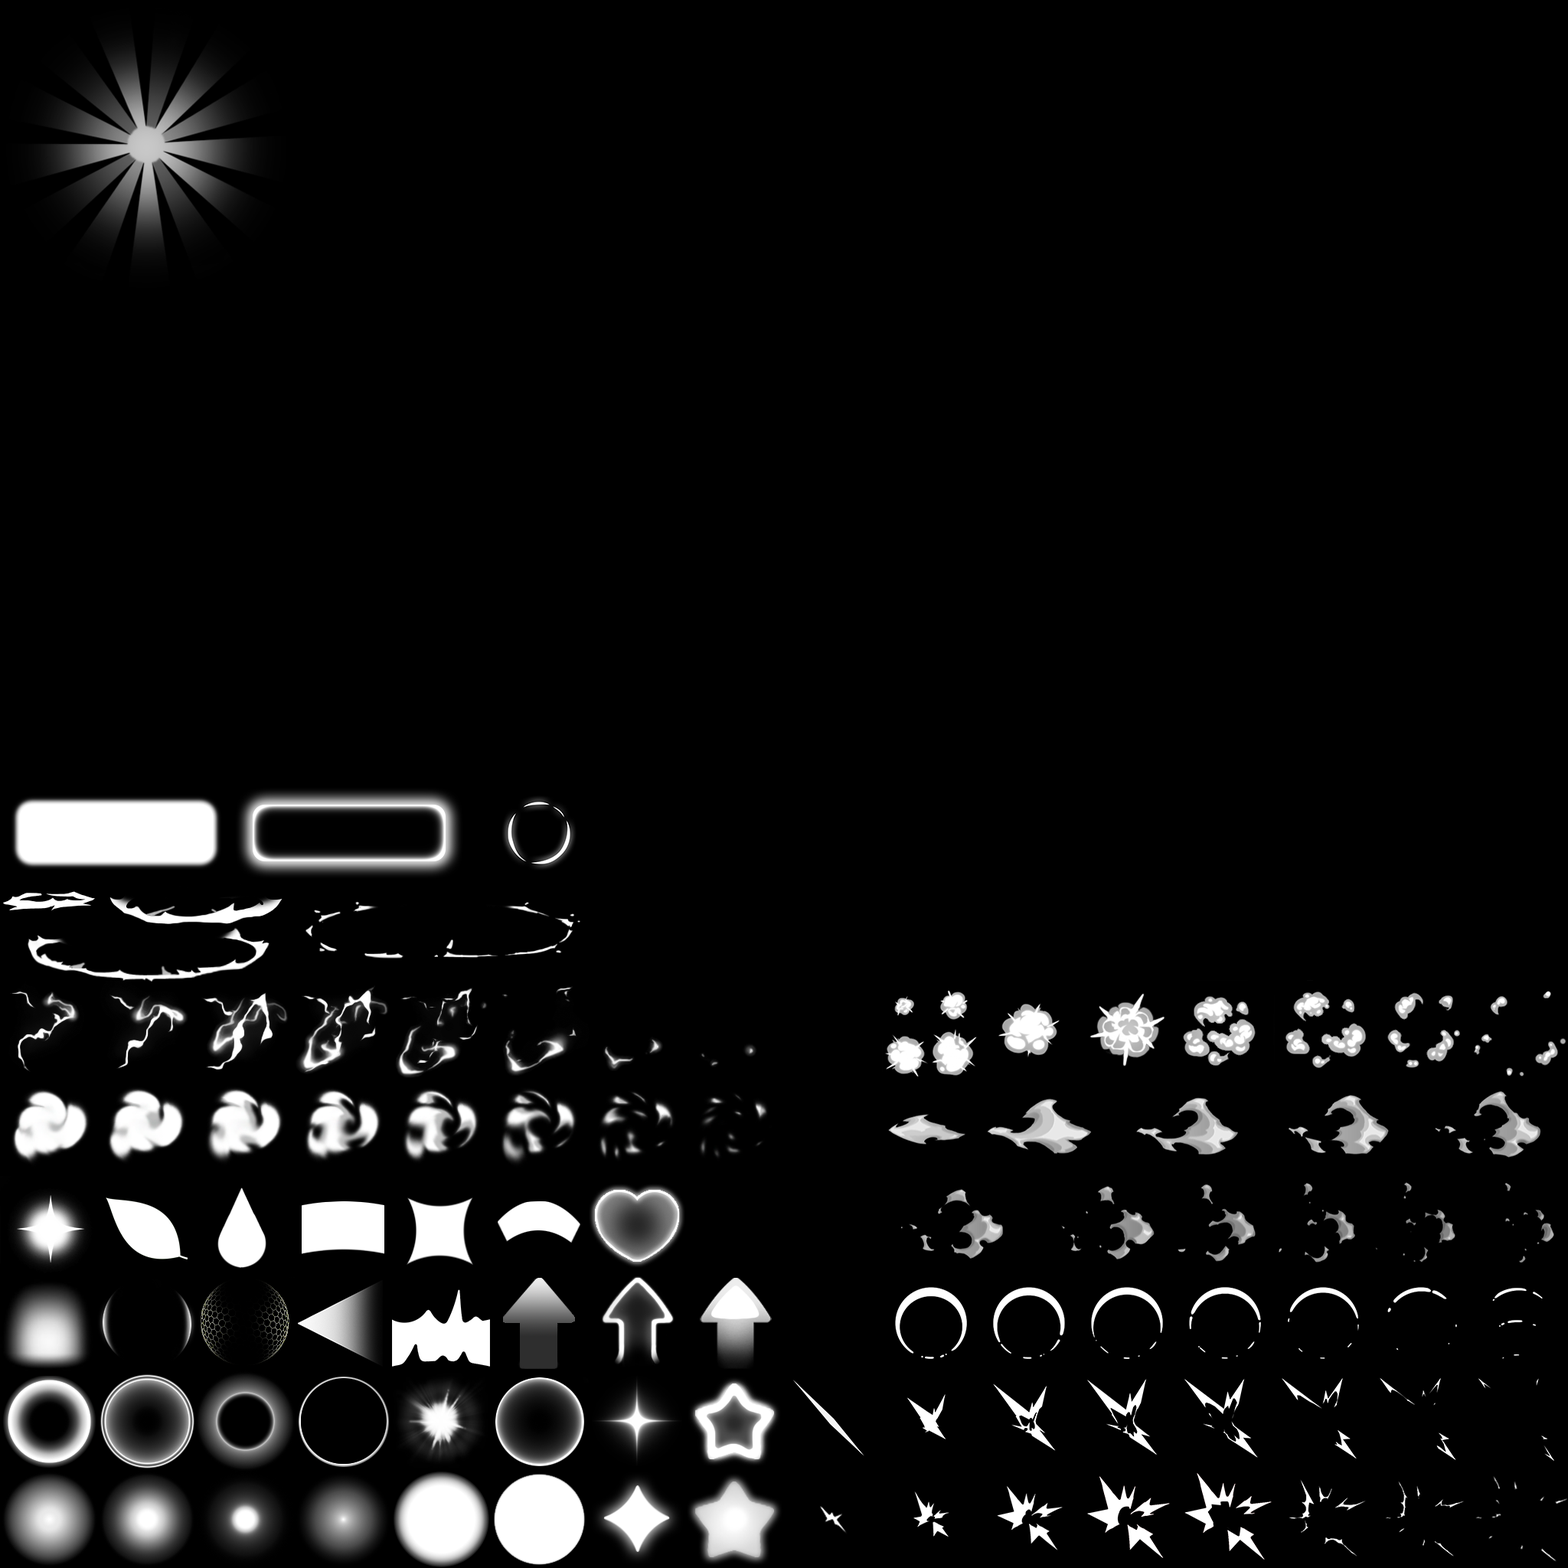
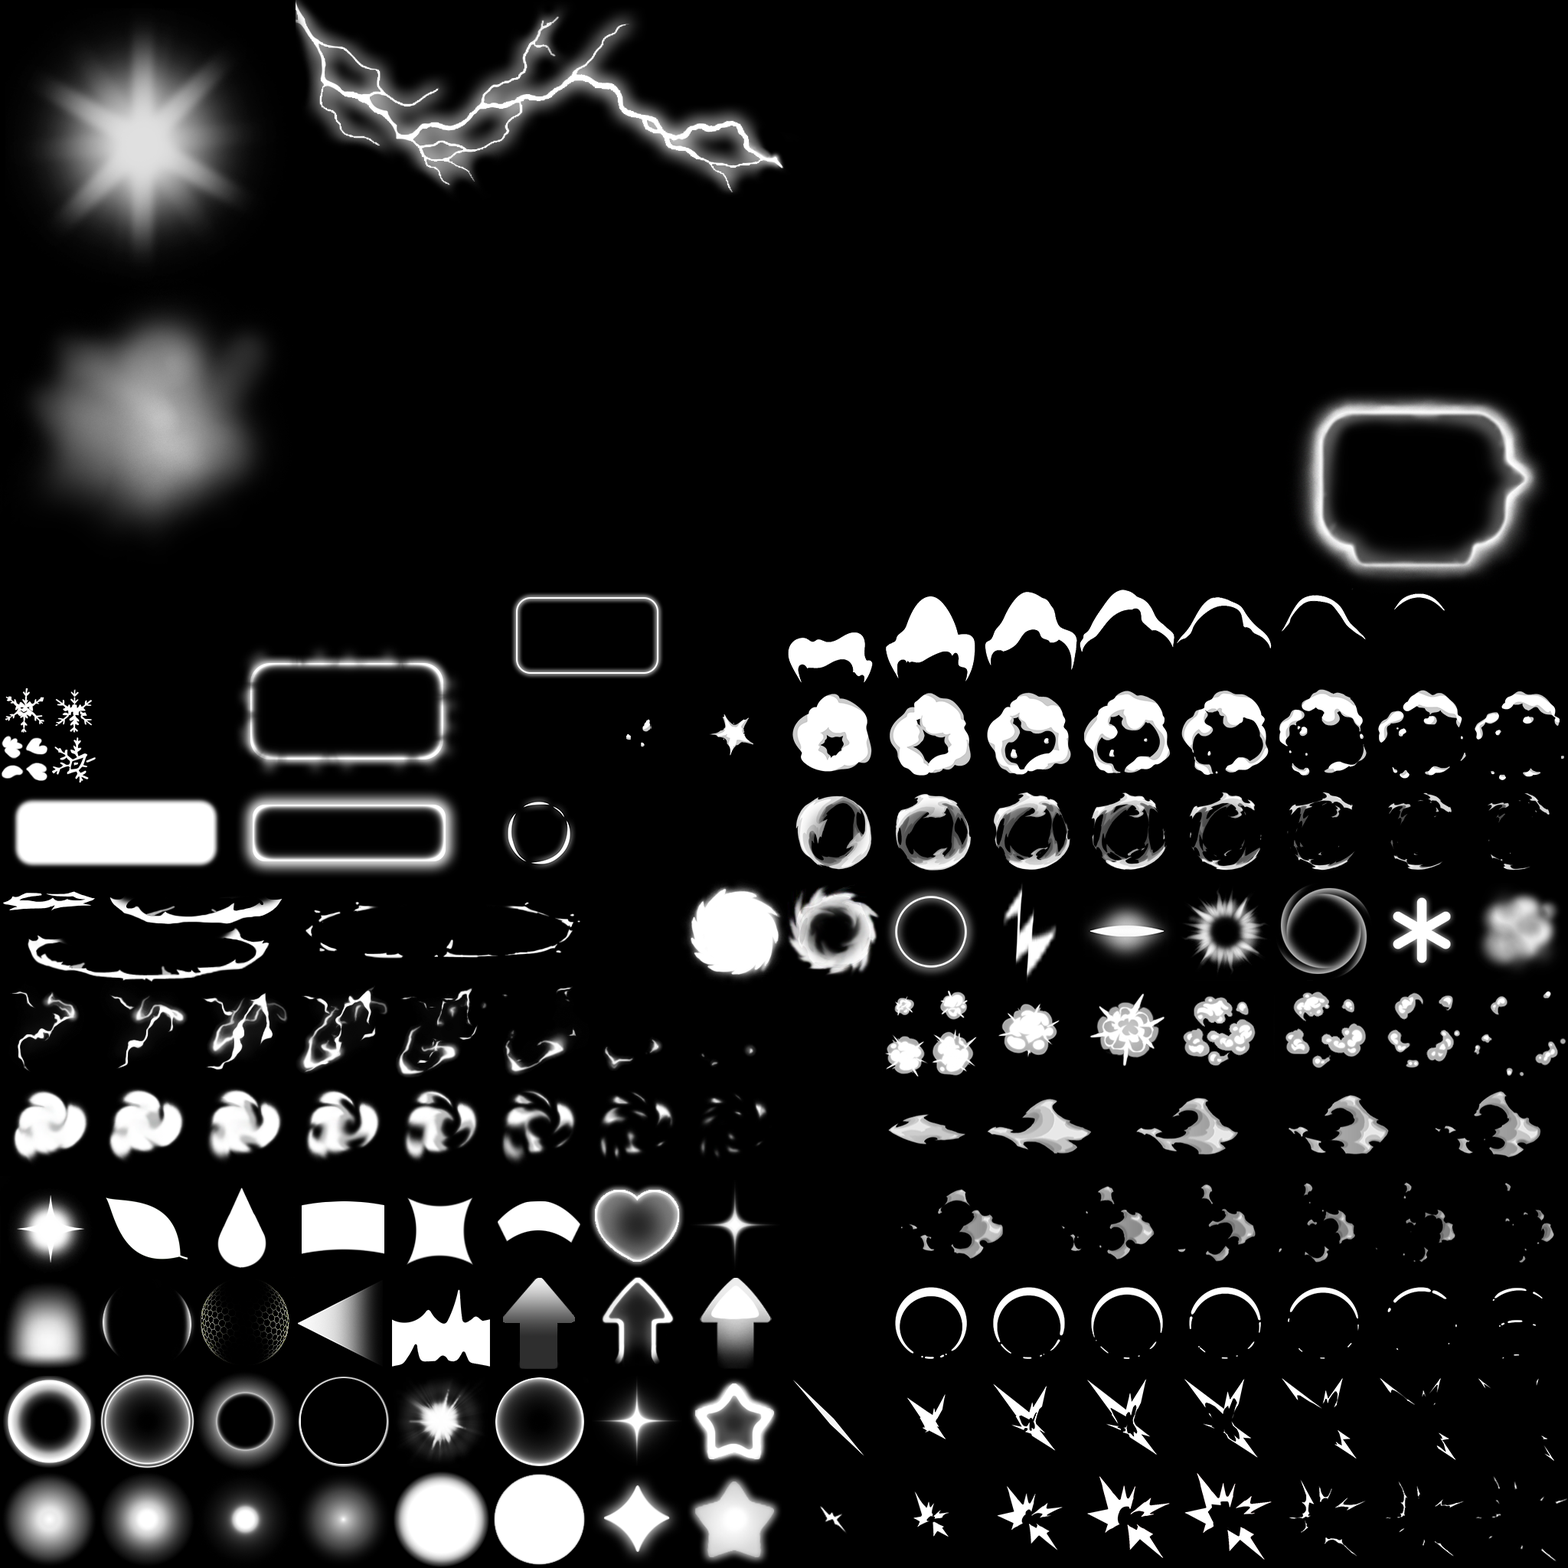
The second w=1568, h=1568 image is a revision of the first. Changes to its layers:
added layer "Rectangle 1" above "Layer 18" over box(516, 597, 659, 674)
added layer "Layer 18" above "SnowFlare_2" over box(1287, 388, 1551, 598)
added layer "Layer 16" above "Layer 15" over box(15, 277, 282, 554)
added layer "Слой 31 копия" above "Слой 31" over box(295, 0, 787, 199)
added layer "Layer 11" above "Layer 12 copy" over box(795, 790, 1550, 872)
added layer "Circle03" above "Layer 12" over box(884, 885, 978, 979)
added layer "Smoke" above "Puff" over box(787, 588, 1447, 683)
added layer "Puff" above "magic_line_sharp" over box(626, 689, 1565, 781)
added layer "Layer 9 copy" above "Layer 9" over box(1276, 883, 1372, 979)
added layer "Layer 5" above "Heart" over box(1474, 885, 1562, 980)
added layer "Layer 14" above "SunTest" over box(5, 8, 277, 291)
hid "SunTest" over box(5, 0, 334, 294)
added layer "1" in group "Star" over box(681, 879, 791, 985)
added layer "0" in group "Star" over box(783, 883, 880, 977)
added layer "star_4" in group "Star" over box(691, 1179, 779, 1270)
added layer "Слой 32" in group "Square" over box(235, 643, 463, 779)
painted on "Circle_6" over box(3, 1376, 95, 1467)
painted on "Circle_5" over box(100, 1374, 195, 1469)
painted on "Circle_4" over box(193, 1374, 293, 1469)
painted on "Shape_5" over box(493, 1473, 585, 1565)
painted on "Shape_4" over box(393, 1471, 490, 1568)
painted on "Shape_3" over box(300, 1476, 395, 1563)
painted on "Shape_1" over box(101, 1473, 194, 1565)
painted on "Shape_0" over box(4, 1473, 95, 1565)
…and 14 more changes (13 added, 1 painted)